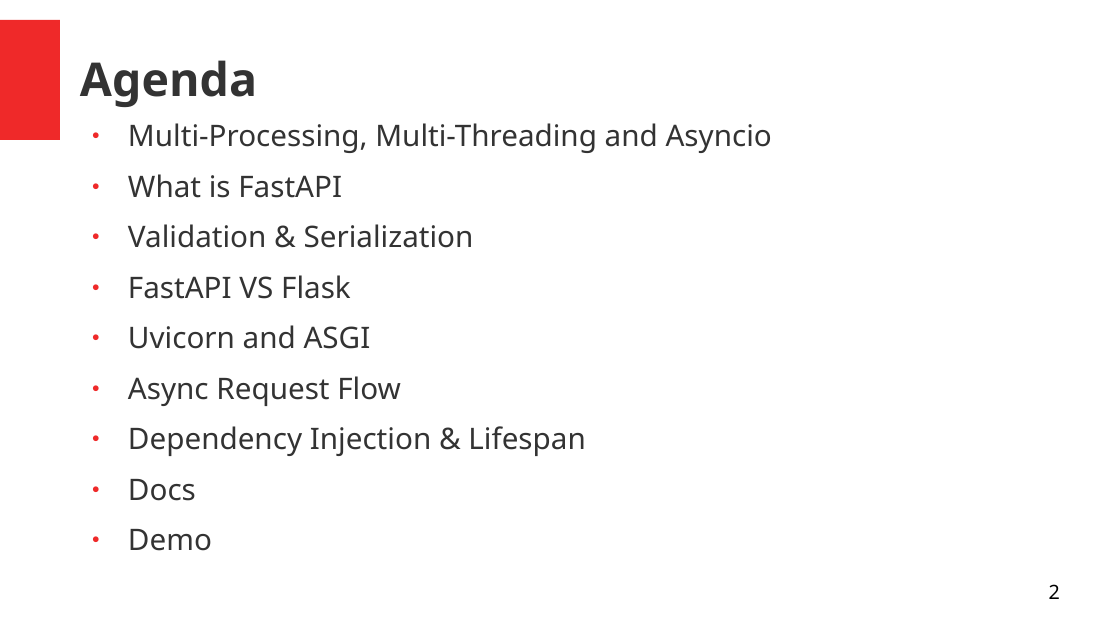
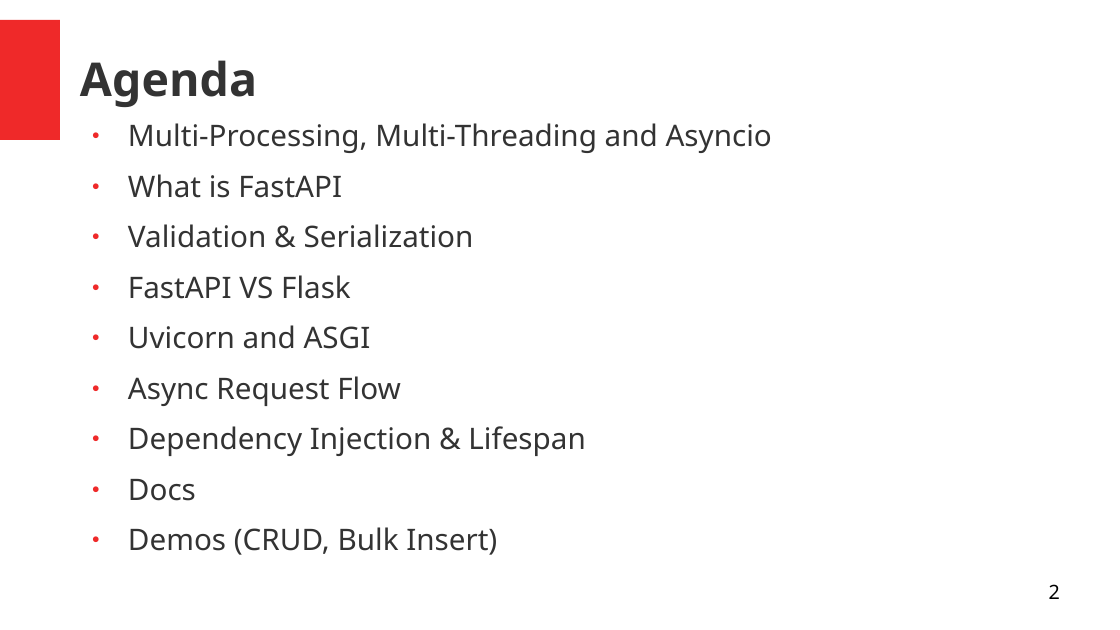
Before and after one commit to emesika/task-tracker, a slide deck: slide 2 of doc/FastAPIandUvicorn.odp. Drawn at 1120x630 pixels with LibreOffice and Linux fonts; fonts in the diff are those of the drawing. Boxes give left, top, right and bottom in pixels: in the first picture for what was removed or moved away, otherwise in the second. Text is boxed around its words. In the diff, an @@ line names an element or a change of style, - is before the commit and + after.

```diff
--- a/doc/FastAPIandUvicorn.odp
+++ b/doc/FastAPIandUvicorn.odp
@@ text at (x1=128, y1=527, x2=497, y2=555): text changed @@
-● Demo
+● Demos (CRUD, Bulk Insert)
```
Also in this commit, not shown: 4 other slides changed, 5 other files.
